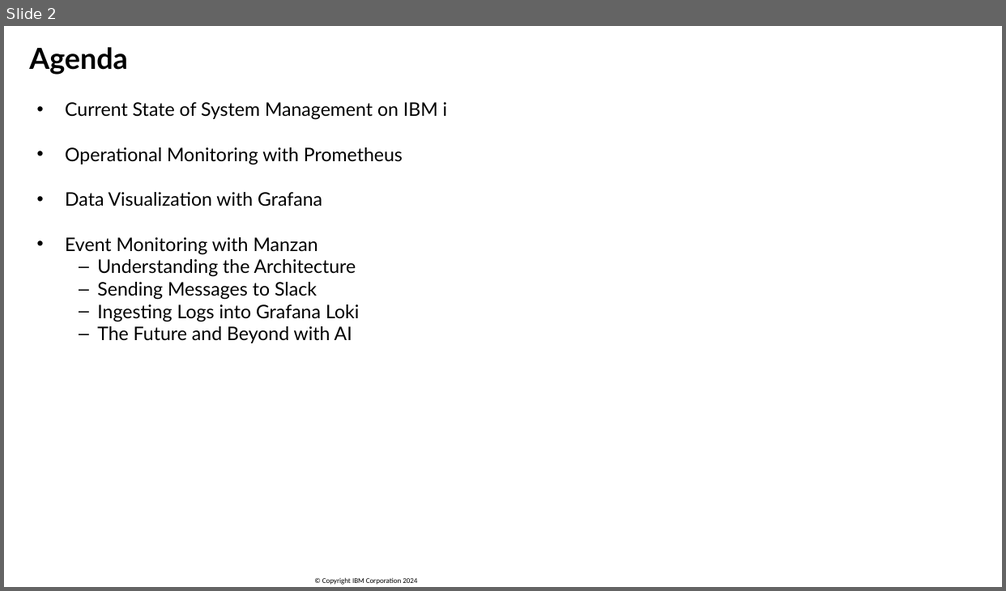
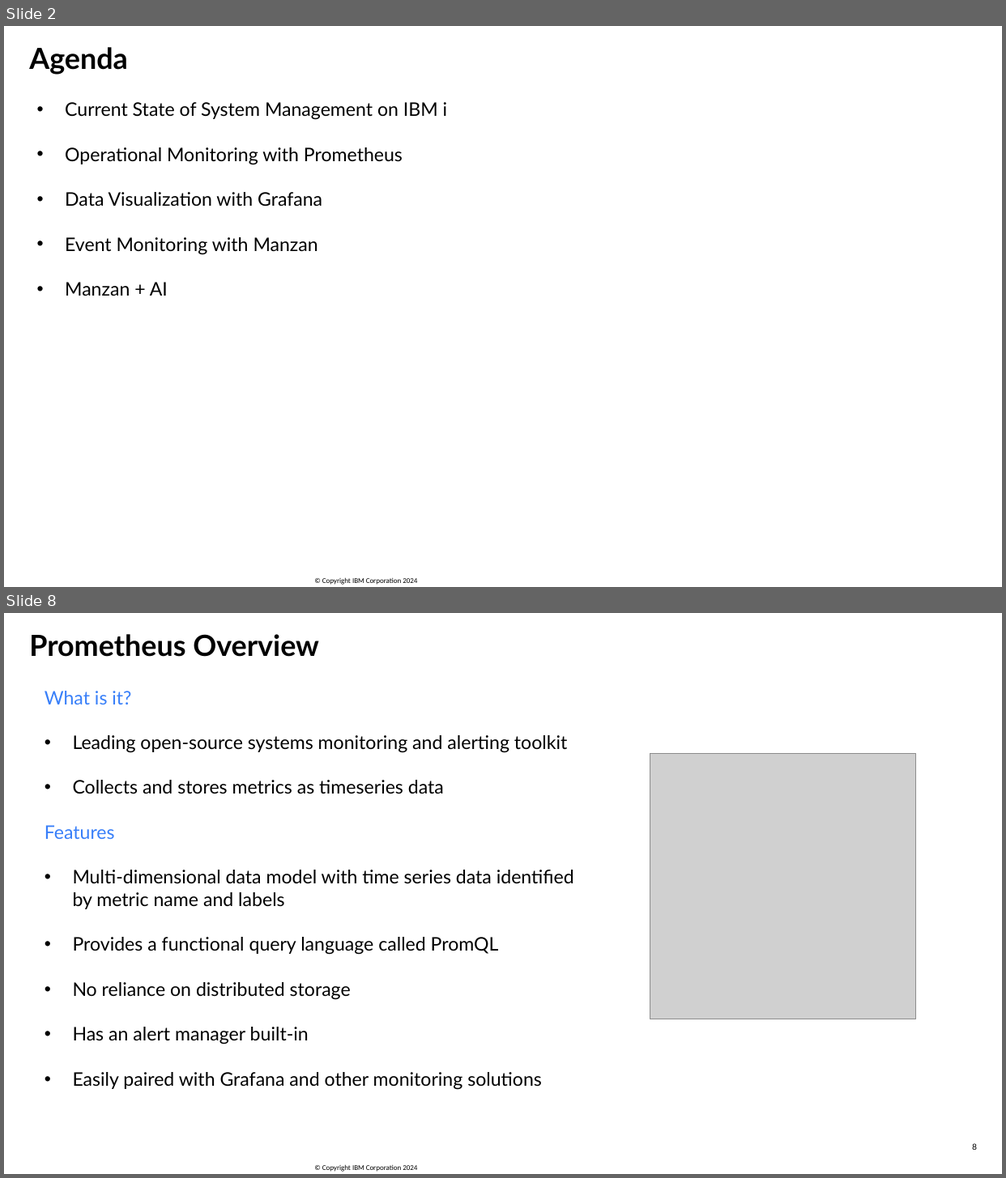
Before and after one commit to SanjulaGanepola/ibmi-talks, a slide deck: OSS Tools For System Management/OSS-Tools-For-System-Management.pptx. Shown one above the other, each under a label of ours: slide 2 before the commit, slides 2 and 8 after it; the slides between them are not shown. The pictures are 1006x591 and 1006x1178 pixels, drawn with LibreOffice and Linux fonts; fonts in the diff are those of the drawing; grey boxes stand for pictures; background and template pictures are left out. Boxes give left, top, right and bottom in pixels: in the first picture for what was removed or moved away, otherwise in the second. Text is boxed around its words. In the diff, an @@ line names an element or a change of style, - is before the commit and + after.

Commit message:
Add most of OSS system management slides

```diff
--- a/OSS Tools For System Management/OSS-Tools-For-System-Management.pptx
+++ b/OSS Tools For System Management/OSS-Tools-For-System-Management.pptx
@@ slide 8 added at (4,613,1002,1174), background #FFFFFF; not listed: 1 template element that a slide beside it also shows @@
@@ text added at (29,634,319,657), 28 pt, text #000000, bold @@
+Prometheus Overview
@@ text added at (44,691,574,1090), 18 pt, text #000000 @@
+What is it?
+• Leading open-source systems monitoring and alerting toolkit
+• Collects and stores metrics as timeseries data
+Features
+• Multi-dimensional data model with time series data identified by metric name and labels
+• Provides a functional query language called PromQL
+• No reliance on distributed storage
+• Has an alert manager built-in
+• Easily paired with Grafana and other monitoring solutions
@@ picture added at (650,754,916,1020) @@
@@ page number added at (972,1144,977,1150), 8 pt, text #000000 @@
+8
@@ slide 2 changed as well @@
@@ text at (65,282,168,296): text changed @@
-  – Understanding the Architecture
-  – Sending Messages to Slack
-  – Ingesting Logs into Grafana Loki
-  – The Future and Beyond with AI
+• Manzan + AI
```
Also in this commit, not shown: 2 other slides changed, 35 other slides added, 1 other file.
